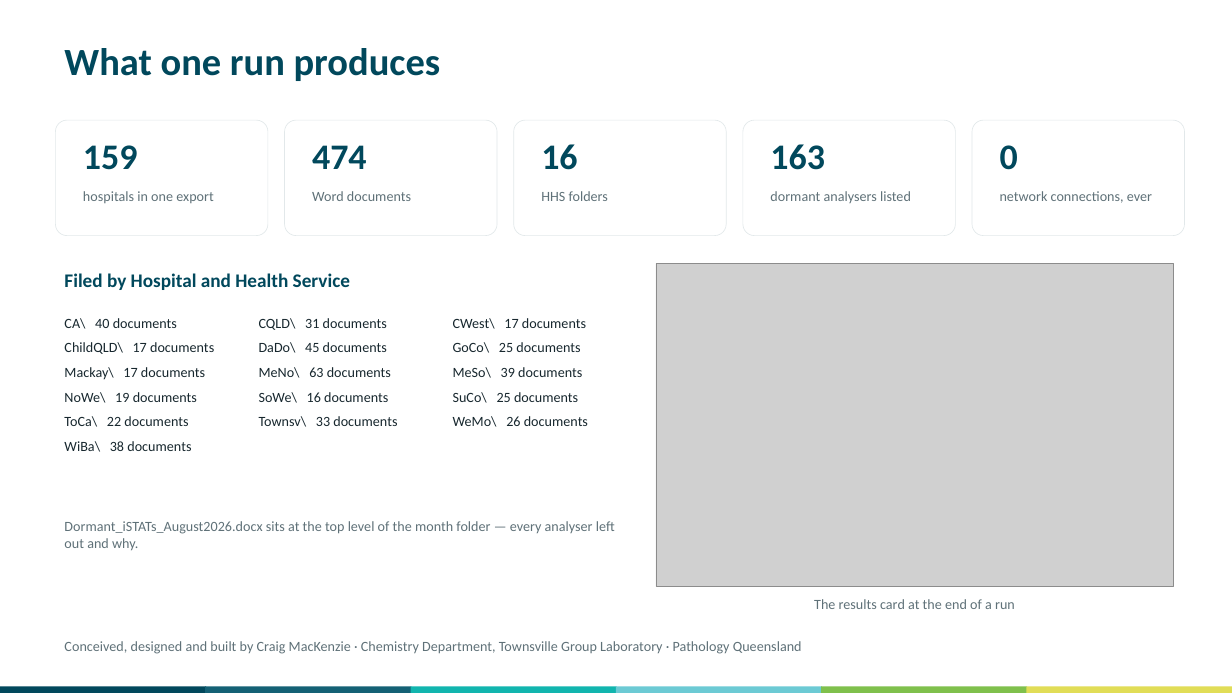
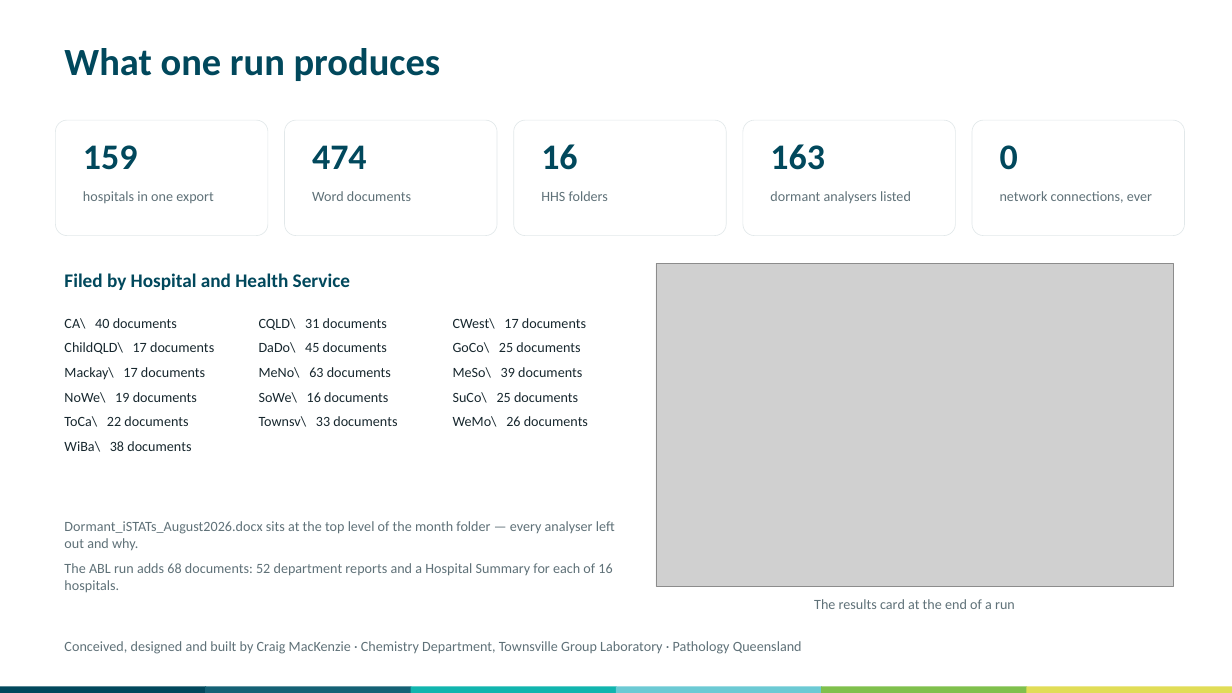
Before and after one commit to swornsealed/Report-app, a slide deck: slide 3 of PQ_Report_Generator_Overview_for_Managers.pptx. Drawn at 1232x693 pixels with LibreOffice and Linux fonts; fonts in the diff are those of the drawing; grey boxes stand for pictures. Boxes give left, top, right and bottom in pixels: in the first picture for what was removed or moved away, otherwise in the second. Text is boxed around its words. In the diff, an @@ line names an element or a change of style, - is before the commit and + after.

```diff
--- a/PQ_Report_Generator_Overview_for_Managers.pptx
+++ b/PQ_Report_Generator_Overview_for_Managers.pptx
@@ text at (64,563,612,592): paragraph added @@
+The ABL run adds 68 documents: 52 department reports and a Hospital Summary for each of 16 hospitals.
```
Also in this commit, not shown: 4 slides added, 9 other files.
